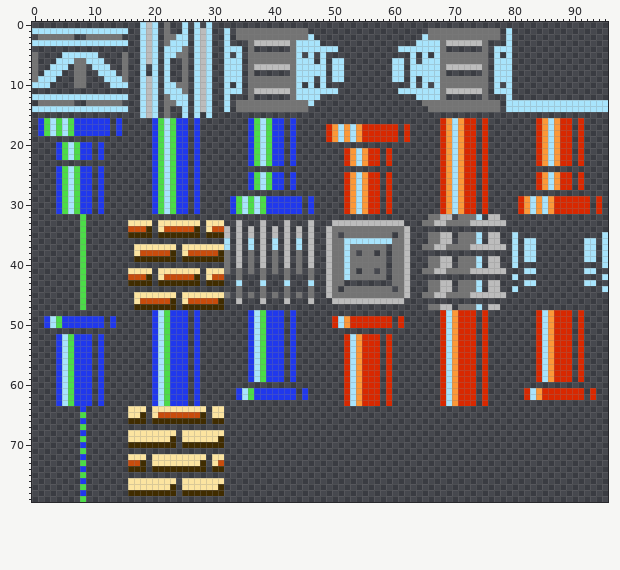
A sprite sheet gets an edit: src/main/resources/tilemaps/tileset.png. The picture above is the old version.
The file is 192x160 pixels, drawn in blocks of 2x2; one block is one cell here.
Now the later version:
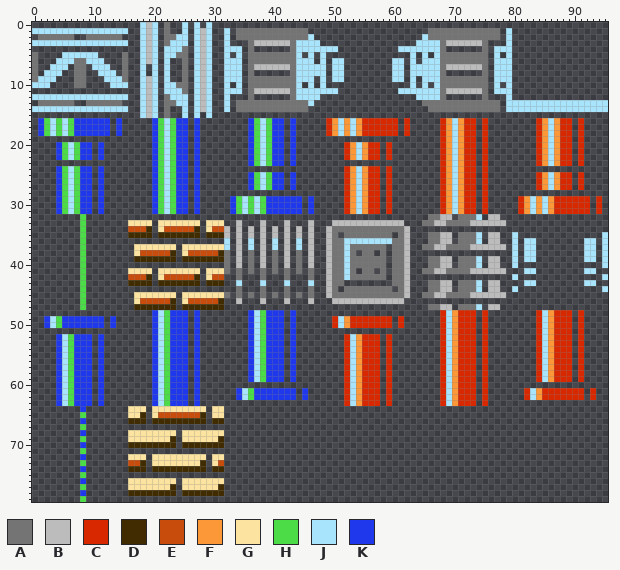
Palette (. is transparent): A #747474  B #bcbcbc  C #d82800  D #402c00  E #c84c0c  F #fc9838  G #fce4a0  H #4cdc48  J #a8e4fc  K #2038ec
The exact change:
y 16: x 49..60 ............ -> CFJFJFCCCCCC; x 62 . -> C
y 19: x 49..60 CFJFJFCCCCCC -> ............; x 62 C -> .
y 20: x 52..57 ...... -> CFJFCC; x 59 . -> C
y 23: x 52..57 CFJFCC -> ......; x 59 C -> .
y 24: x 52..57 ...... -> CFJFCC; x 59 . -> C
